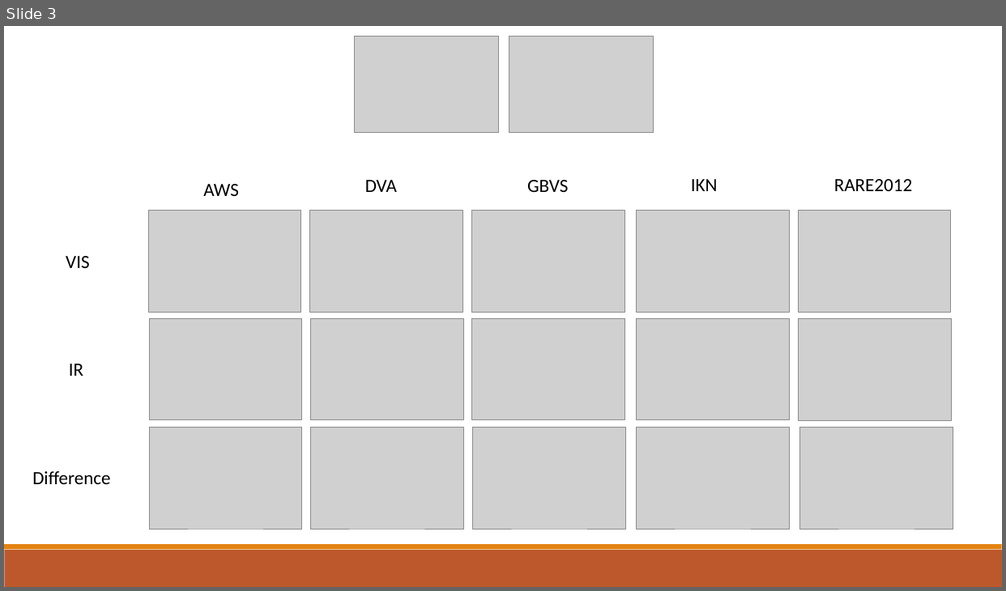
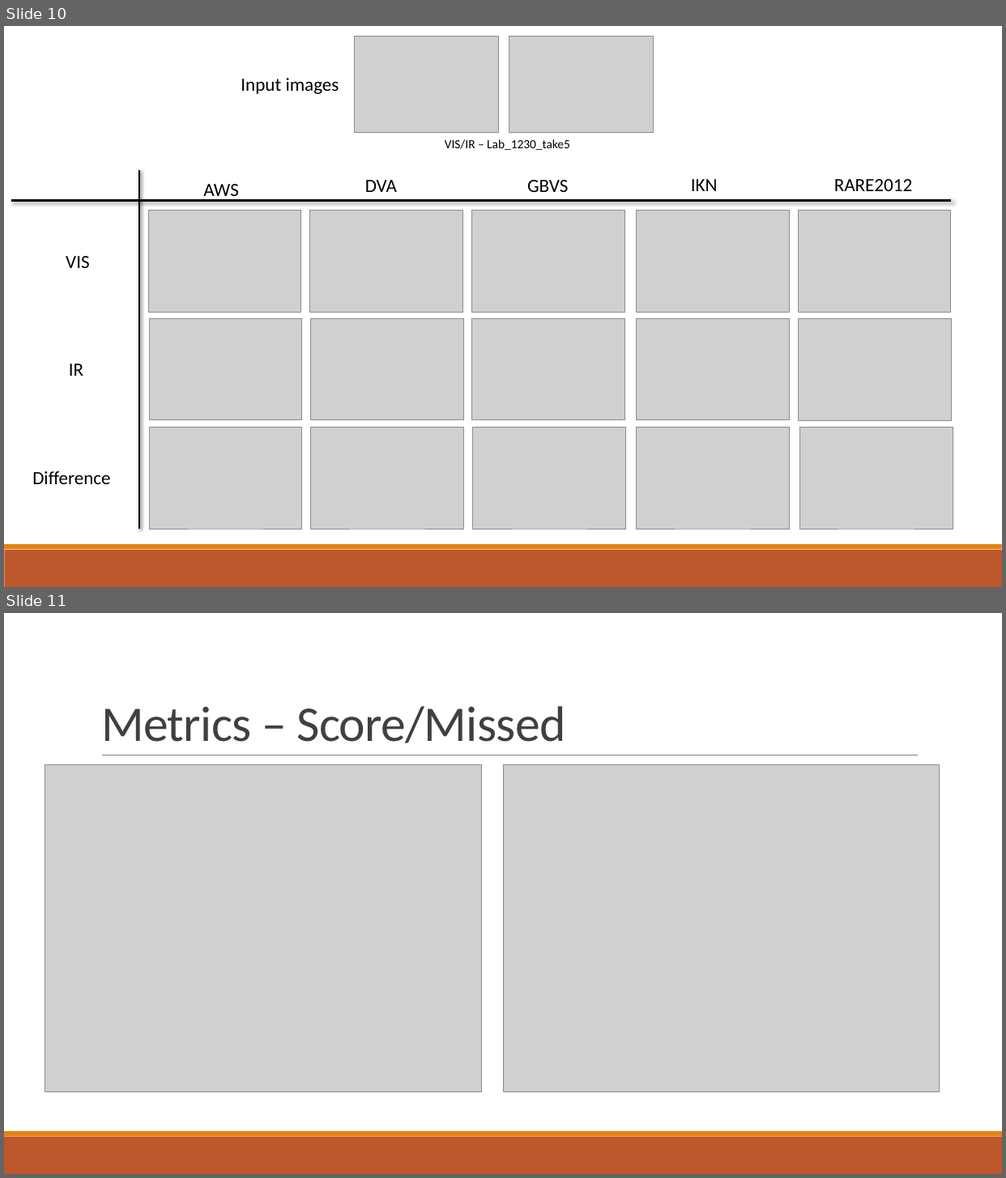
Before and after one commit to PCaruana9/EECS4422_Project, a slide deck: Docs/EECS_4422.pptx. Shown one above the other, each under a label of ours: slide 3 before the commit, slides 10 and 11 after it. The pictures are 1006x591 and 1006x1178 pixels, drawn with LibreOffice and Linux fonts; fonts in the diff are those of the drawing; grey boxes stand for pictures. Boxes give left, top, right and bottom in pixels: in the first picture for what was removed or moved away, otherwise in the second. Text is boxed around its words. In the diff, an @@ line names an element or a change of style, - is before the commit and + after.

```diff
--- a/Docs/EECS_4422.pptx
+++ b/Docs/EECS_4422.pptx
@@ slide 11 added at <box>4,613,1002,1174</box>, background #FFFFFF; not listed: 2 template elements that a slide beside it also shows @@
@@ title added at <box>101,706,565,743</box>, 48 pt, text #404040 @@
+Metrics – Score/Missed
@@ line added from (102, 756) to (918, 756), #808080 0.5 pt @@
@@ picture added at <box>45,765,482,1093</box> @@
@@ picture added at <box>503,765,940,1093</box> @@
@@ what was slide 3 is now slide 10 @@
@@ slide 10 changed as well @@
@@ text added at <box>241,78,339,94</box>, 18 pt, text #000000 @@
+Input images
@@ text added at <box>445,139,570,150</box>, 12 pt, text #000000 @@
+VIS/IR – Lab_1230_take5
@@ line added from (139, 170) to (139, 529), #000000 2 pt @@
@@ line added from (11, 200) to (952, 200), #000000 2 pt @@
```
Also in this commit, not shown: 13 other slides added, 2 slides removed, 3 other files.
